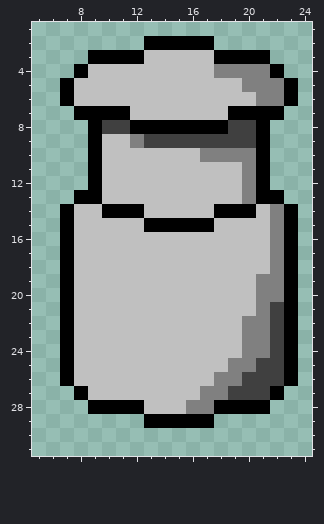
Pixel-art sprite: Game.gmx/sprites/images/turret1_0.png. Above: the version before the commit.
The file is 32x32 pixels. Shown: x 5..24, y 1..31.
And afterwards:
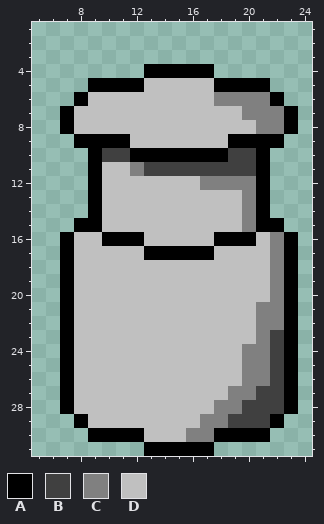
Palette (. is transparent): A #000000  B #404040  C #808080  D #c0c0c0
Difference:
The author put colour A in rows 7 to 8 at x 7 and 23; in row 9 at x 8 and 22; in rows 27 to 28 at x 7 and 23; in row 29 at x 8 and 22; in row 30 at x 9 to 12 and 18 to 21; in row 31 at x 13 to 17.
Colour B becomes colour A in row 9 at x 19 to 20.
Colour C becomes colour A in row 5 at x 20 to 21; in row 6 at x 22; in row 10 at x 17 to 18; in row 15 at x 22.
Colour D becomes colour A in row 4 at x 13 to 17; in row 5 at x 9 to 12 and 18 to 19; in row 6 at x 8; in row 9 at x 10 to 11; in row 10 at x 12 to 16; in row 14 at x 9 and 21.
Colour D becomes colour A in row 15 at x 8 to 9 and 21; in row 16 at x 10 to 12 and 18 to 20; in row 17 at x 13 to 17.
The author put colour B in row 28 at x 22; in row 29 at x 19 to 21.
Colour A becomes colour B in row 27 at x 22; in row 28 at x 20 to 21.
Colour C becomes colour B in row 10 at x 19 to 20; in row 11 at x 20.
Colour D becomes colour B in row 10 at x 10 to 11; in row 11 at x 13 to 19.
The author put colour C in row 8 at x 22; in row 29 at x 18; in row 30 at x 16 to 17.
Colour A becomes colour C in row 7 at x 20 to 22; in row 8 at x 21; in row 14 at x 20; in row 28 at x 18 to 19; in row 29 at x 17.
Colour B becomes colour C in rows 21 to 22 at x 22; in row 25 at x 21; in row 26 at x 20 to 21; in row 27 at x 19 to 20.
Colour D becomes colour C in row 6 at x 18 to 20; in row 11 at x 12; in row 12 at x 17 to 19; in row 15 at x 20.
The author put colour D in row 8 at x 8; in row 28 at x 8; in row 29 at x 9 to 12; in row 30 at x 13 to 15.
Colour A becomes colour D in row 7 at x 8 to 11 and 19; in row 8 at x 9 and 12 to 18; in row 14 at x 10 to 12 and 18 to 19; in row 15 at x 13 to 17; in row 27 at x 8; in row 28 at x 9 to 12.
Colour A becomes colour D in row 29 at x 13 to 16.
Colour B becomes colour D in row 8 at x 10 to 11 and 19 to 20; in row 9 at x 13 to 18.
Colour C becomes colour D in row 9 at x 12; in rows 19 to 20 at x 21; in rows 22 to 23 at x 20; in row 25 at x 19; in row 26 at x 18 to 19; in row 27 at x 17 to 18.
Colour C becomes colour D in row 28 at x 16 to 17.
Colour A is removed in row 2 at x 13 to 17; in row 3 at x 9 to 12 and 18 to 21; in row 4 at x 8 and 22; in rows 5 to 6 at x 7 and 23; in row 13 at x 8 and 22; in rows 14 to 15 at x 7 and 23.
Colour C is removed in row 4 at x 18 to 21; in row 5 at x 22; in row 14 at x 22.
Colour D is removed in row 3 at x 13 to 17; in row 4 at x 9 to 12; in row 5 at x 8; in row 14 at x 8.
Where, in picture pixels (left, top, right, bottom), the same in both pictures:
changed: (60, 36, 298, 456)
